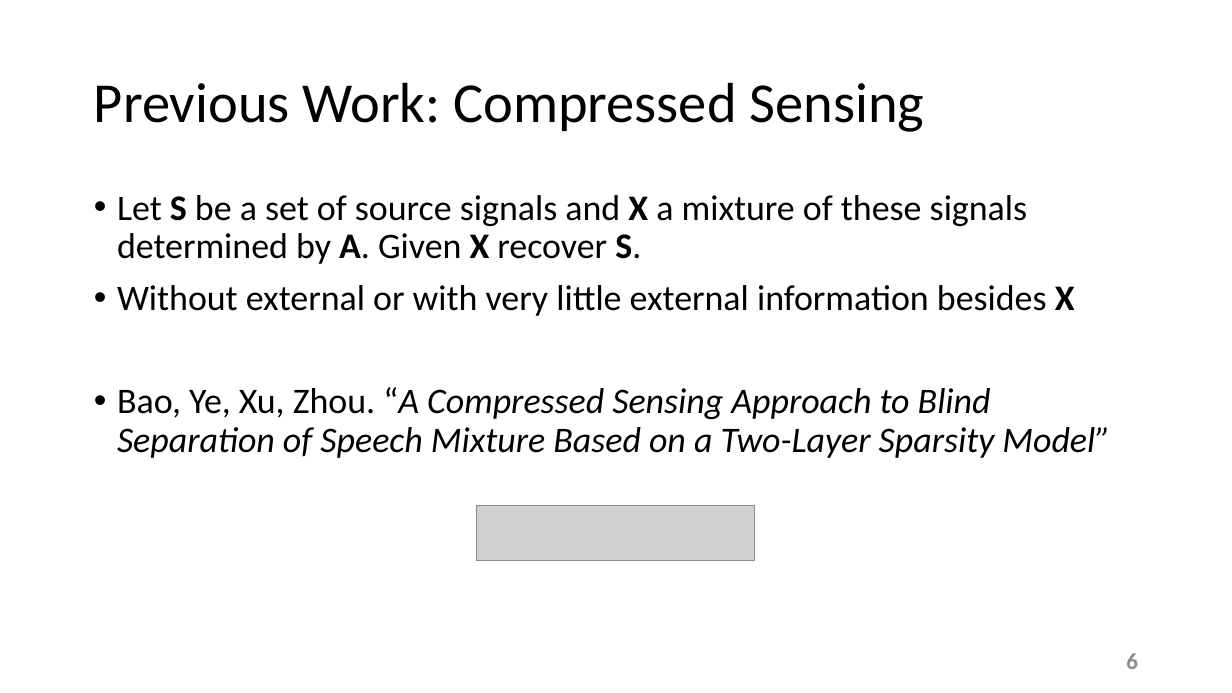
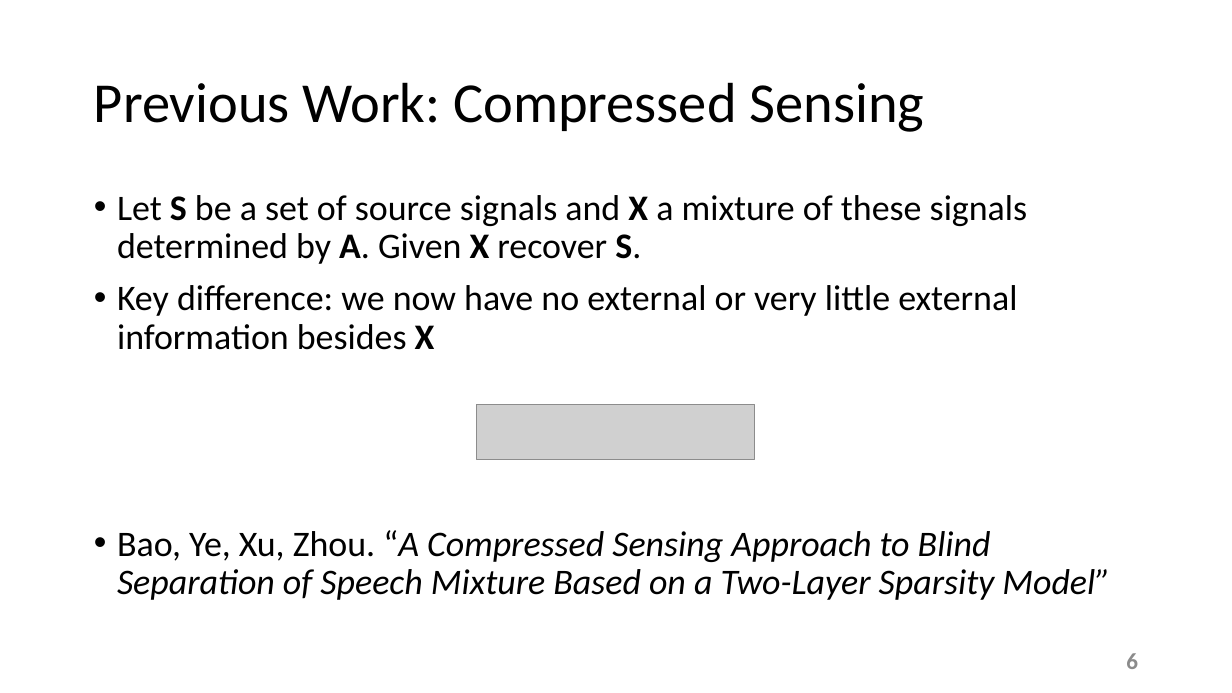
Before and after one commit to esaracin/compressive-sensing-cocktail-party-problem, a slide deck: slide 6 of slide/slides.pptx. Drawn at 1232x693 pixels with LibreOffice and Linux fonts; fonts in the diff are those of the drawing; grey boxes stand for pictures; background and template pictures are left out. Boxes give left, top, right and bottom in pixels: in the first picture for what was removed or moved away, otherwise in the second. Text is boxed around its words. In the diff, an @@ line names an element or a change of style, - is before the commit and + after.

Commit message:
finishing touches

```diff
--- a/slide/slides.pptx
+++ b/slide/slides.pptx
@@ text at [117,285,1017,350]: text changed @@
-• Without external or with very little external information besides X
+• Key difference: we now have no external or very little external information besides X
@@ picture: place and size @@
-picture at [477,506,755,560]
+picture at [477,405,755,459]
```
